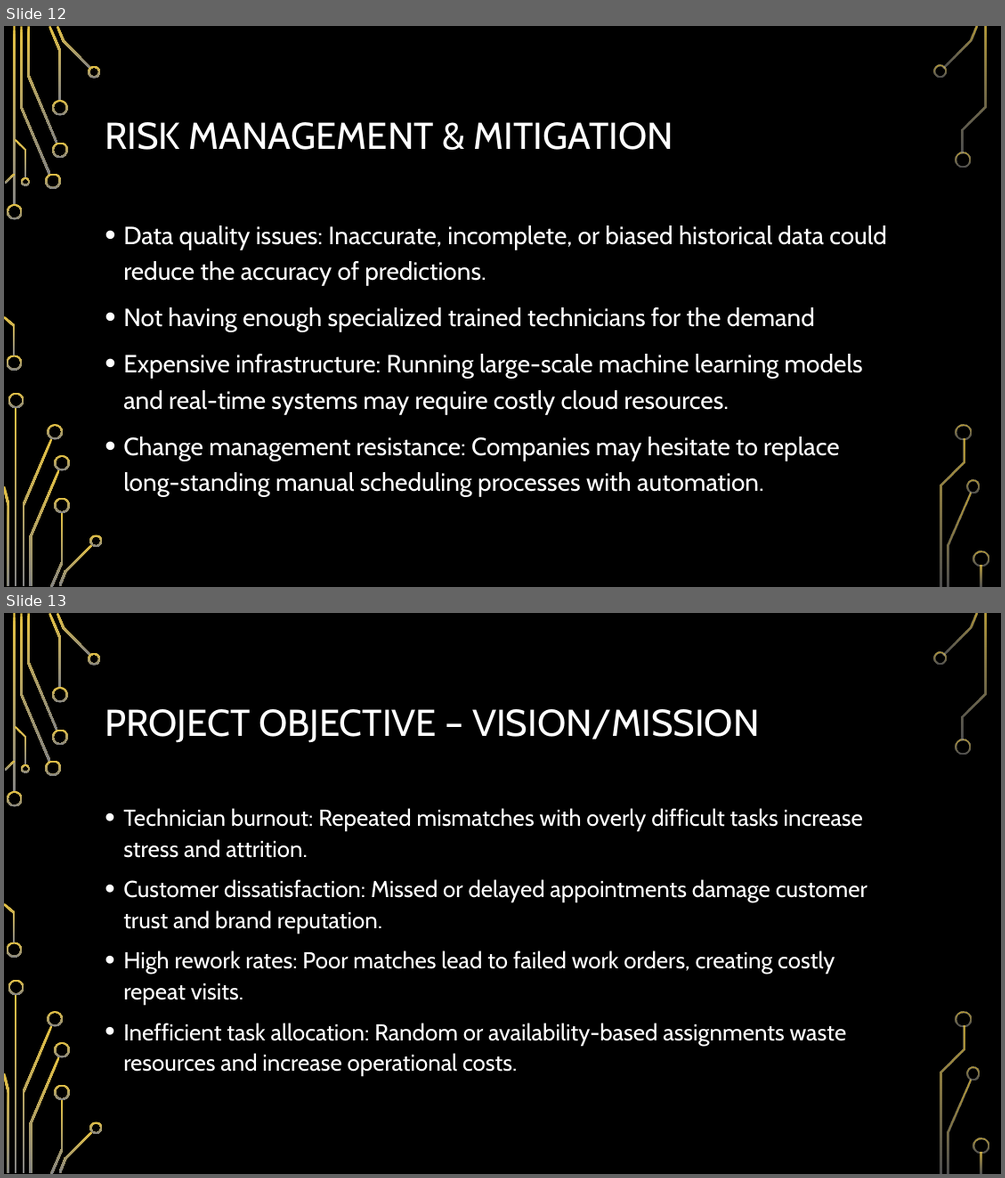
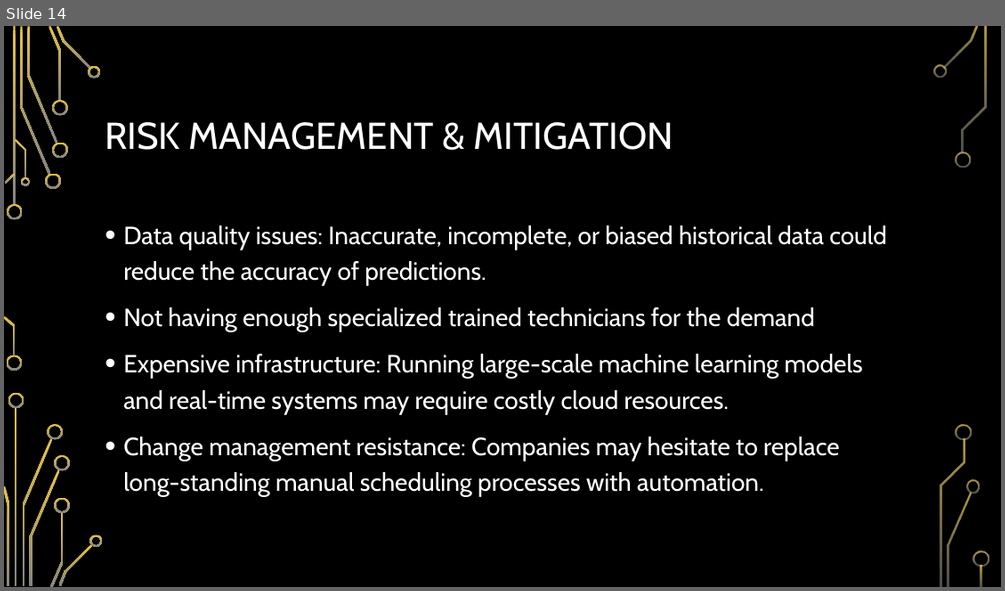
Before and after one commit to suebyeon/Capstone, a slide deck: Business Case.pptx. Shown one above the other, each under a label of ours: slides 12 and 13 before the commit, slide 14 after it. The pictures are 1005x1178 and 1005x591 pixels, drawn with LibreOffice and Linux fonts; fonts in the diff are those of the drawing; background and template pictures are left out. Boxes give left, top, right and bottom in pixels: in the first picture for what was removed or moved away, otherwise in the second. Text is boxed around its words. In the diff, an @@ line names an element or a change of style, - is before the commit and + after.

```diff
--- a/Business Case.pptx
+++ b/Business Case.pptx
@@ slide 13 removed at <box>4,613,1001,1174</box>, background picture (left out); not listed: 36 template elements that a slide beside it also shows @@
@@ title removed at <box>105,709,759,743</box> @@
-PROJECT OBJECTIVE – VISION/MISSION
@@ text removed at <box>123,808,867,1075</box> @@
-• Technician burnout: Repeated mismatches with overly difficult tasks increase stress and attrition.
-• Customer dissatisfaction: Missed or delayed appointments damage customer trust and brand reputation.
-• High rework rates: Poor matches lead to failed work orders, creating costly repeat visits.
-• Inefficient task allocation: Random or availability-based assignments waste resources and increase operational costs.
@@ what was slide 12 is now slide 14 @@
```
Also in this commit, not shown: 7 slides changed, 2 slides added.
